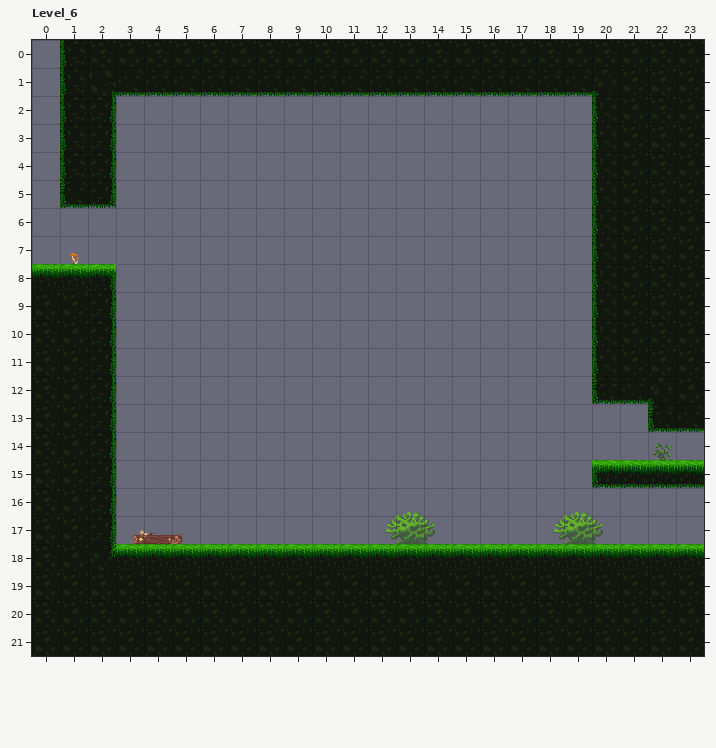
Two states of a LDtk project, Assets/Mefedron(kolya)/LDtk_Lvls/Lvl_3.ldtk. Above, as it was before the edit.
Cells are 32x32 px. Shown: Level_6 x 0..23, y 0..21. The commit also changed other parts of the map, which this record leaves out.
The result:
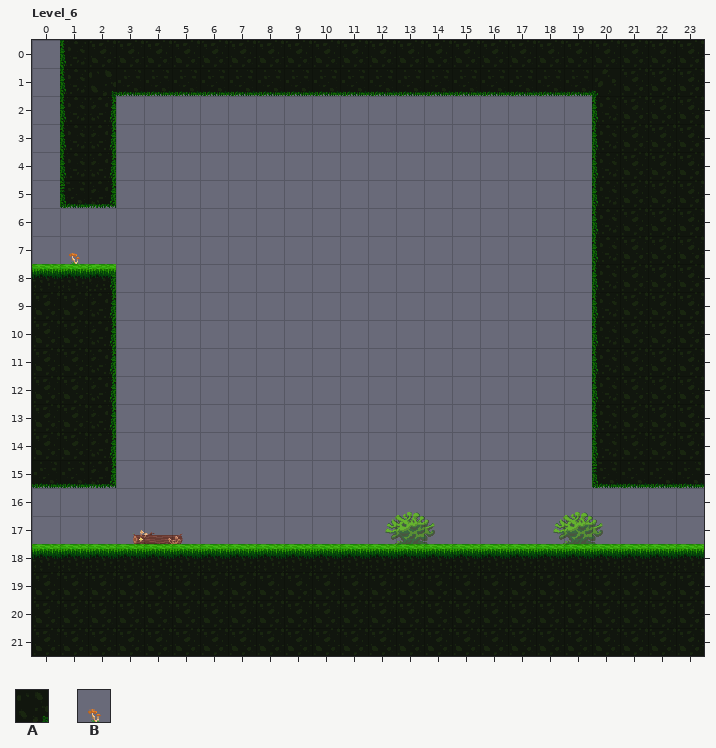
Key: from "Ground": A 1 "Ground"; from "Objects": B 1 "Objects".
_ is an empty cell.
Difference:
{"where": "layer \"Ground\""}
{"y":13,"x":20,"old":"__","new":"AA"}
{"y":14,"x":20,"old":"____","new":"AAAA"}
{"y":16,"x":0,"old":"AAA","new":"___"}
{"y":17,"x":0,"old":"AAA","new":"___"}
{"where": "layer \"Objects\""}
{"y":14,"x":22,"old":"B","new":"_"}
